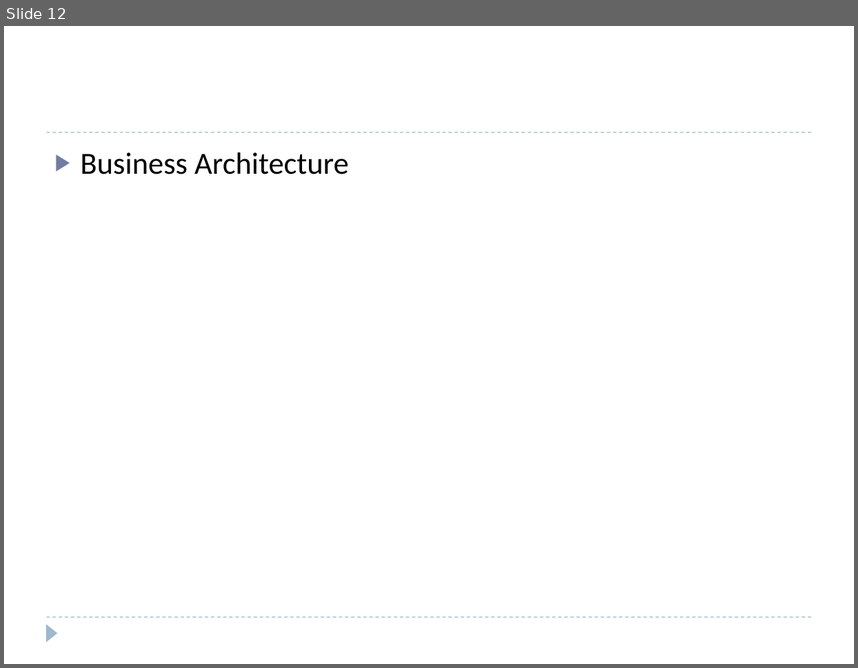
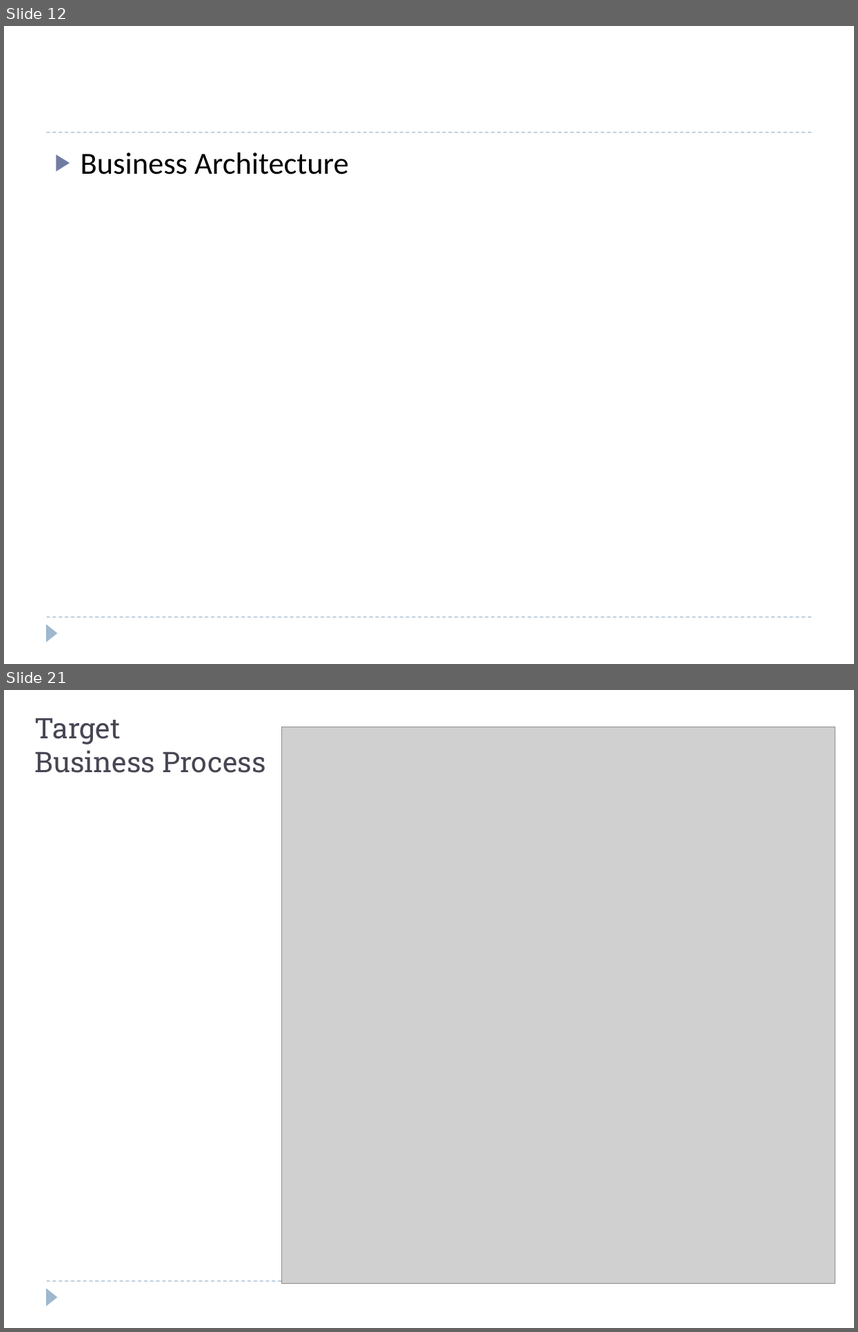
Before and after one commit to windieccf/t1-shipping, a slide deck: Enterprise Architech Presentation.pptx. Shown one above the other, each under a label of ours: slide 12 before the commit, slides 12 and 21 after it; the slides between them are not shown. The pictures are 858x668 and 858x1332 pixels, drawn with LibreOffice and Linux fonts; fonts in the diff are those of the drawing; grey boxes stand for pictures. Boxes give left, top, right and bottom in pixels: in the first picture for what was removed or moved away, otherwise in the second. Text is boxed around its words. In the diff, an @@ line names an element or a change of style, - is before the commit and + after.

```diff
--- a/Enterprise Architech Presentation.pptx
+++ b/Enterprise Architech Presentation.pptx
@@ slide 21 added at [4, 690, 854, 1328], background #FFFFFF; not listed: 2 template elements that a slide beside it also shows @@
@@ text added at [35, 718, 266, 773], 24 pt, text #464653 @@
+Target
+Business Process
@@ picture added at [282, 727, 835, 1283] @@
```
Also in this commit, not shown: 5 slides changed, 16 other slides added.
